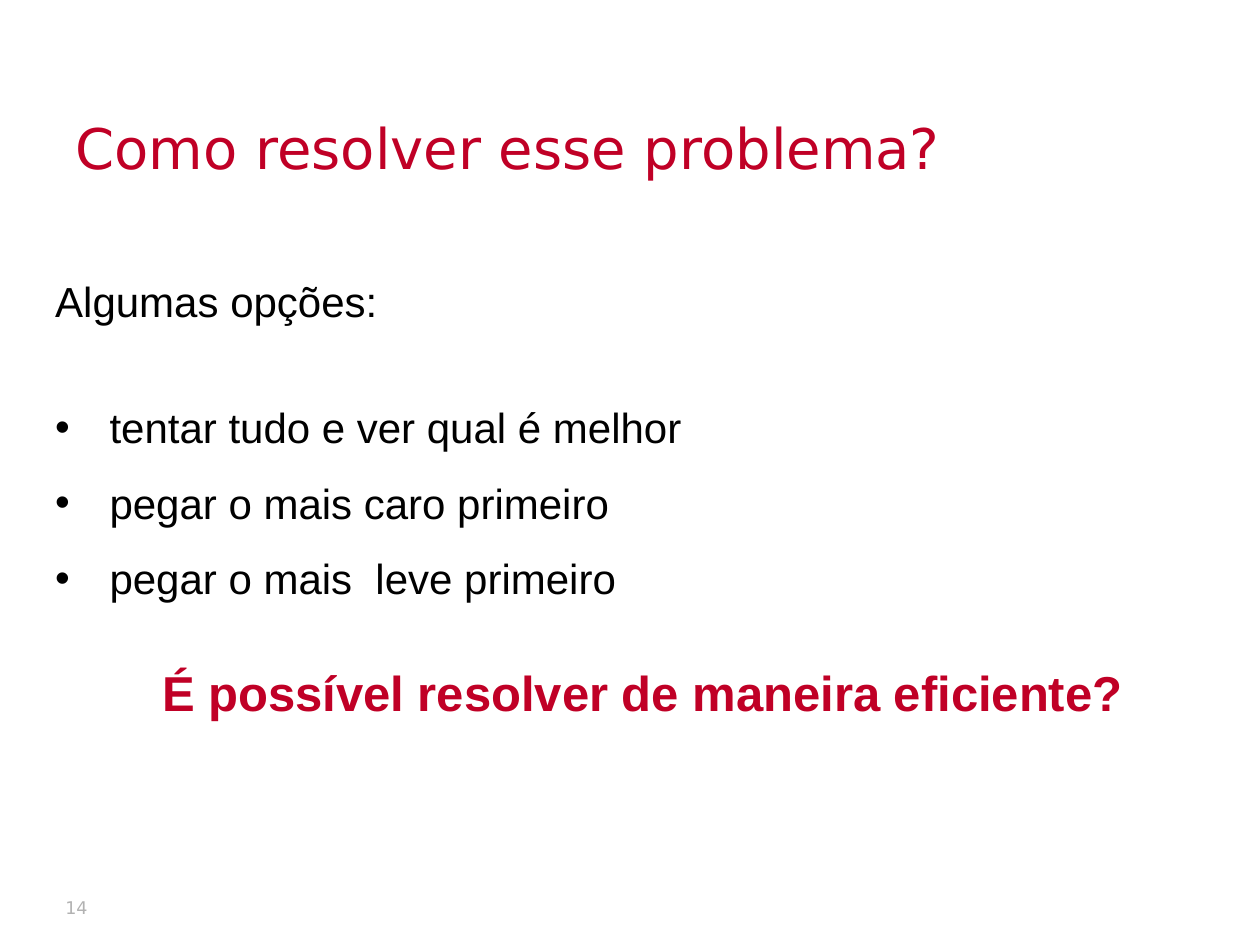
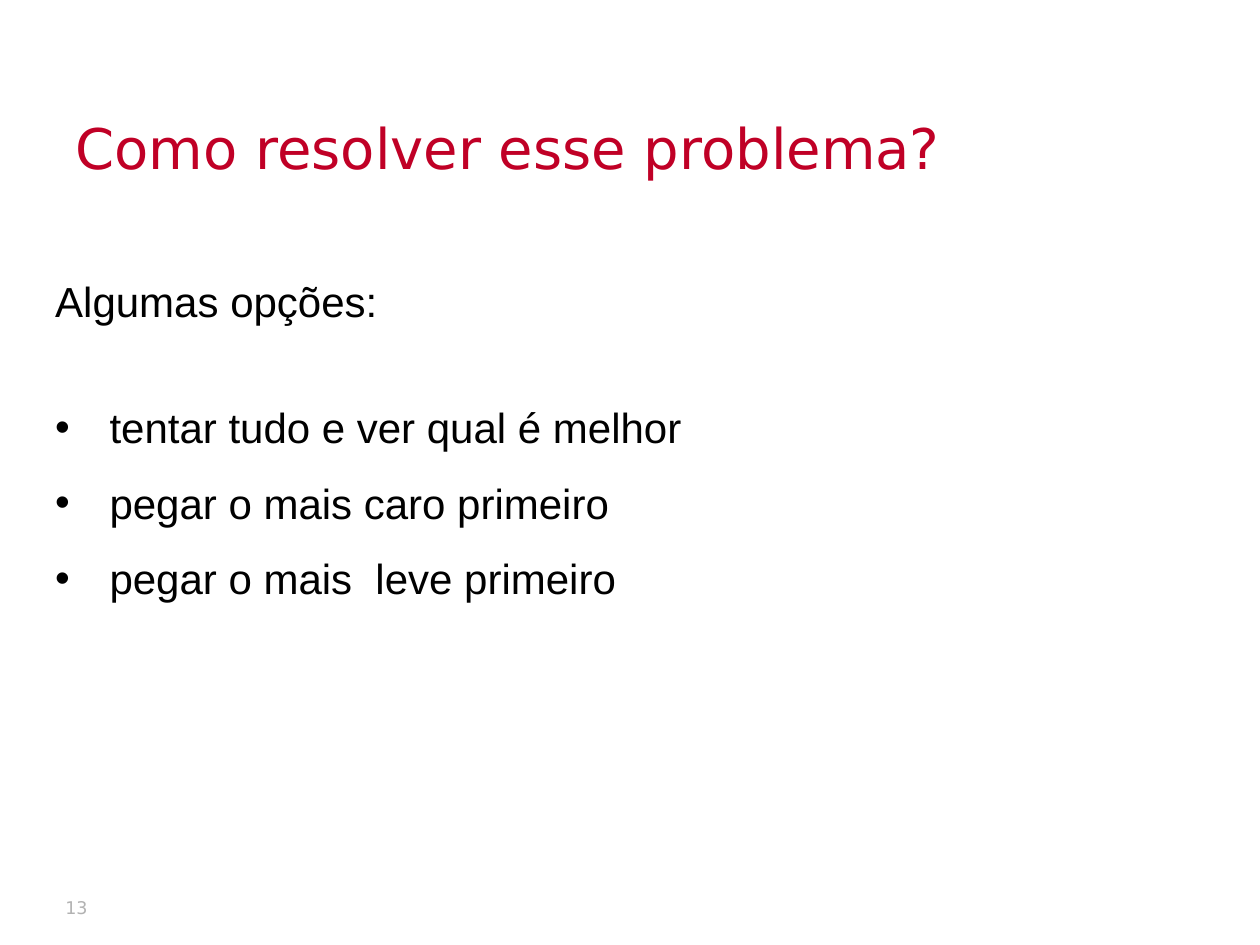
Before and after one commit to thalials/supercomp, a slide deck: slide 13 of aulas/05-algoritmos-aleatorios/slides.pptx (slide 14 before the commit). Drawn at 1260x945 pixels with LibreOffice and Linux fonts; fonts in the diff are those of the drawing; background and template pictures are left out. Boxes give left, top, right and bottom in pixels: in the first picture for what was removed or moved away, otherwise in the second. Text is boxed around its words. In the diff, an @@ line names an element or a change of style, - is before the commit and + after.

```diff
--- a/aulas/05-algoritmos-aleatorios/slides.pptx
+++ b/aulas/05-algoritmos-aleatorios/slides.pptx
@@ text at [162, 672, 1122, 721]: paragraph removed @@
-É possível resolver de maneira eficiente?
@@ page number at [65, 901, 87, 914]: text changed @@
-14
+13
```
Also in this commit, not shown: 4 other slides changed, 15 slides added, 16 slides removed, 29 other files.
